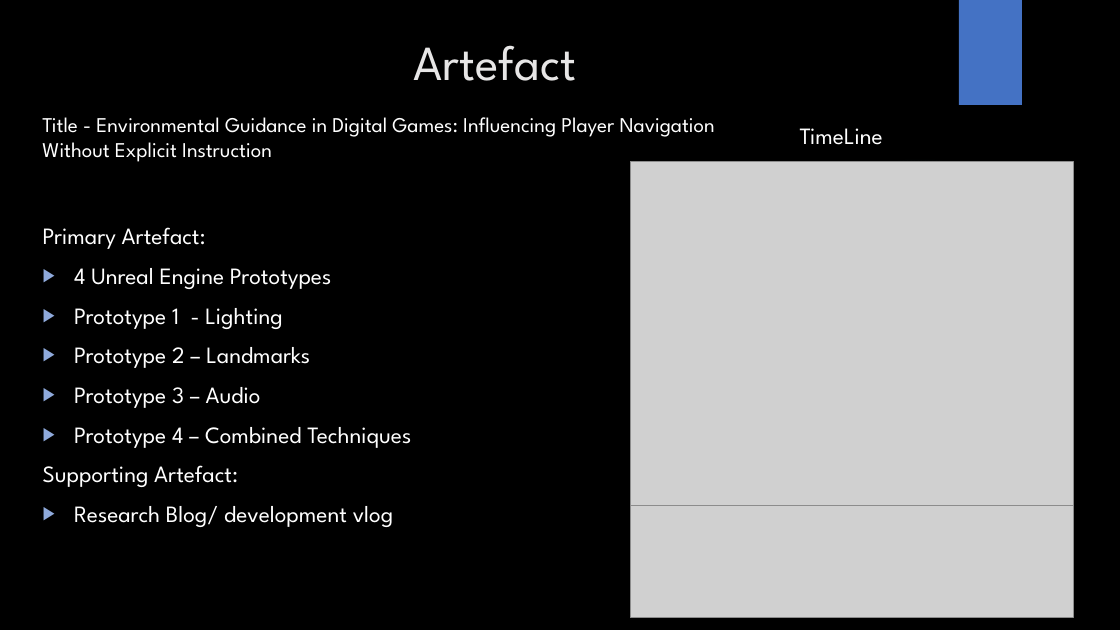
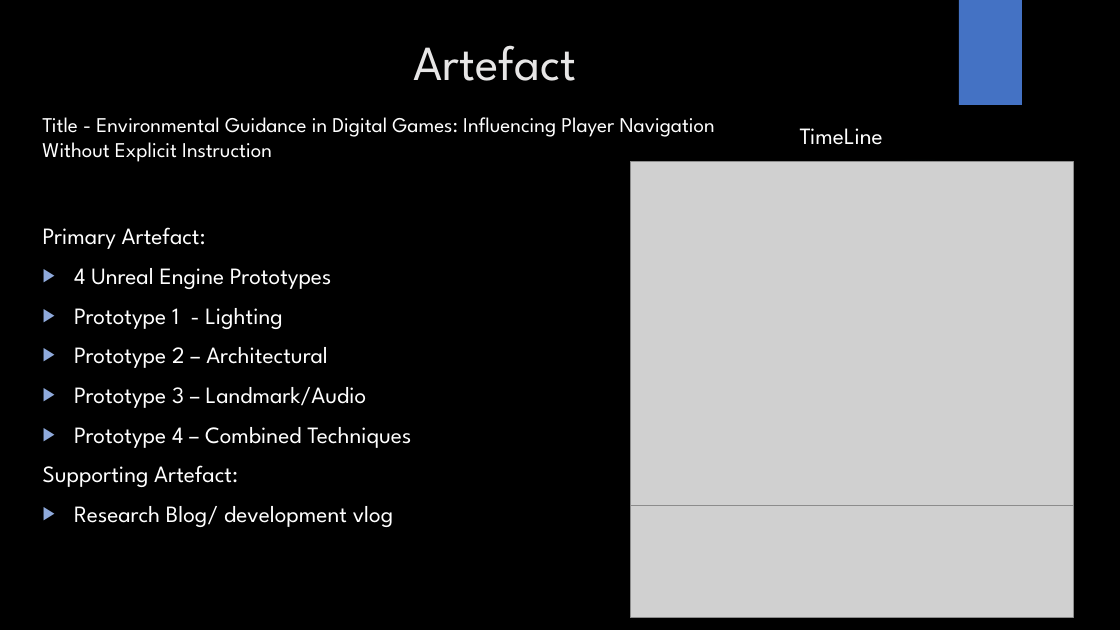
Before and after one commit to Mdot5596/MA-Dissertation, a slide deck: slide 6 of Project Proposal/GAM708 Proposal Presentation.pptx. Drawn at 1120x630 pixels with LibreOffice and Linux fonts; fonts in the diff are those of the drawing; grey boxes stand for pictures; background and template pictures are left out. Boxes give left, top, right and bottom in pixels: in the first picture for what was removed or moved away, otherwise in the second. Text is boxed around its words. In the diff, an @@ line names an element or a change of style, - is before the commit and + after.

```diff
--- a/Project Proposal/GAM708 Proposal Presentation.pptx
+++ b/Project Proposal/GAM708 Proposal Presentation.pptx
@@ text at (74, 347, 367, 408): text changed @@
-▶ Prototype 2 – Landmarks
-▶ Prototype 3 – Audio
+▶ Prototype 2 – Architectural
+▶ Prototype 3 – Landmark/Audio
```
Also in this commit, not shown: 1 other slide changed, 1 other file.
